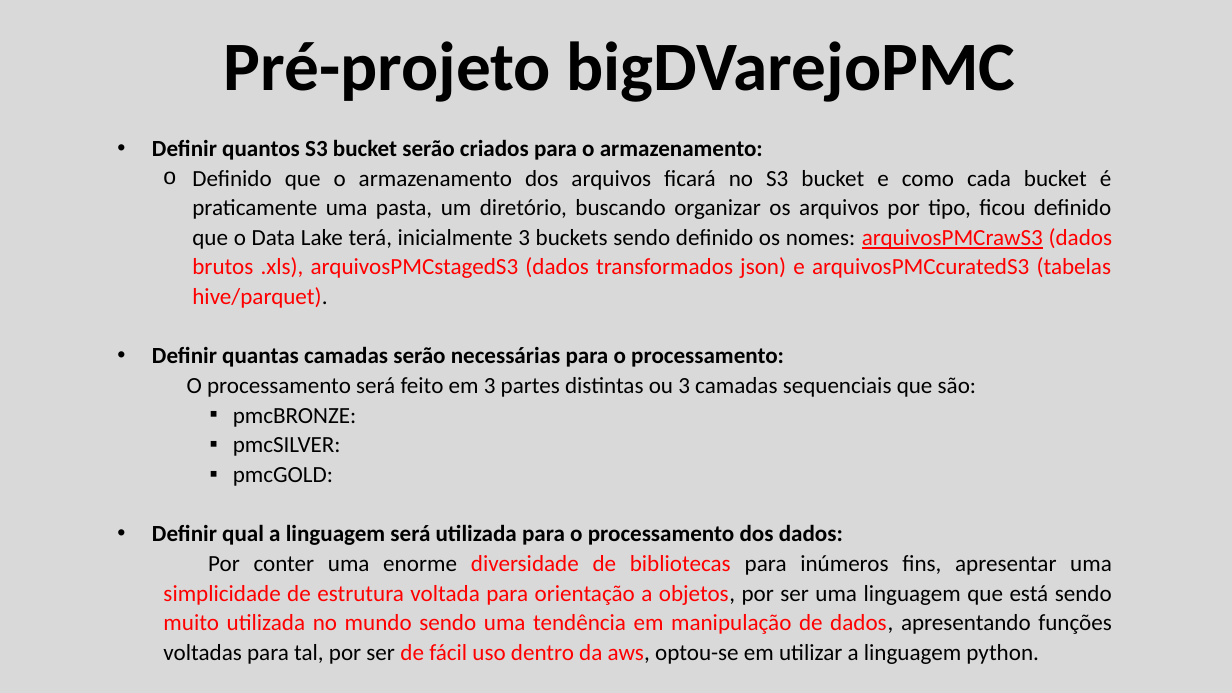
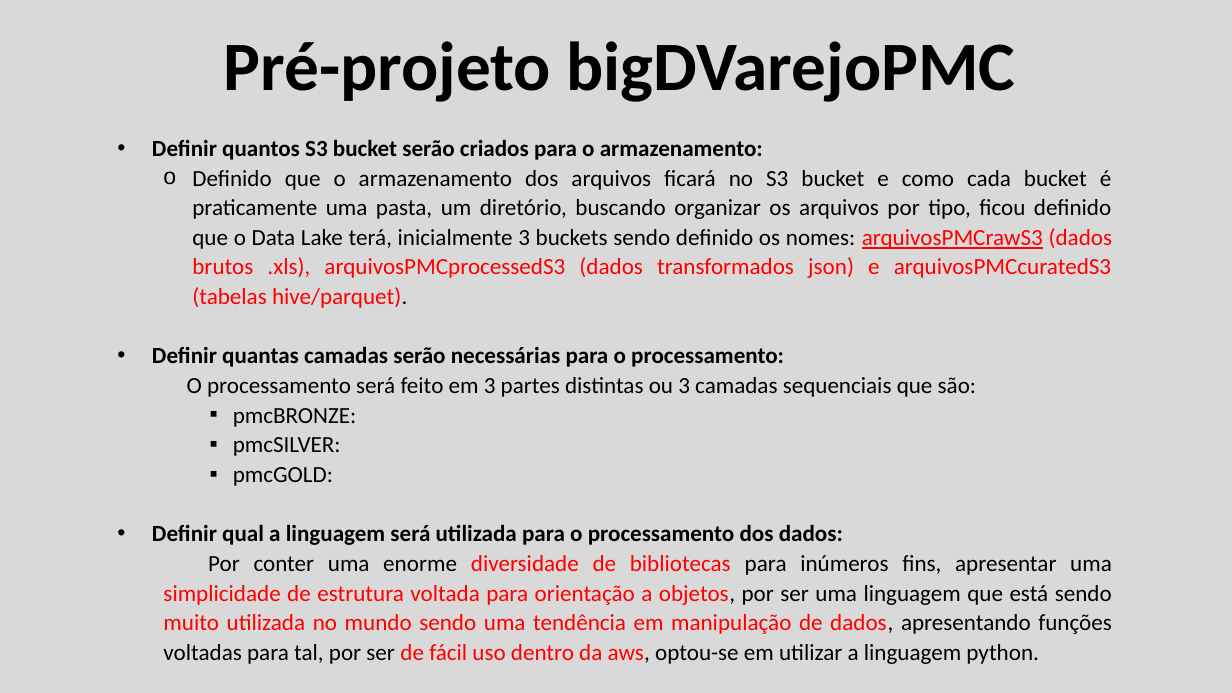
Before and after one commit to jairobernardesjunior/egd-bigDVarejo_PMCproject_, a slide deck: slide 4 of Pré-projeto bigDVarejoPMC.pptx. Drawn at 1232x693 pixels with LibreOffice and Linux fonts; fonts in the diff are those of the drawing. Boxes give left, top, right and bottom in pixels: in the first picture for what was removed or moved away, otherwise in the second. Text is boxed around its words. In the diff, an @@ line names an element or a change of style, - is before the commit and + after.

```diff
--- a/Pré-projeto bigDVarejoPMC.pptx
+++ b/Pré-projeto bigDVarejoPMC.pptx
@@ text at (192, 170, 1113, 308): text changed @@
-  o Definido que o armazenamento dos arquivos ficará no S3 bucket e como cada bucket é praticamente uma pasta, um diretório, buscando organizar os arquivos por tipo, ficou definido que o Data Lake terá, inicialmente 3 buckets sendo definido os nomes: arquivosPMCrawS3 (dados brutos .xls), arquivosPMCstagedS3 (dados transformados json) e arquivosPMCcuratedS3 (tabelas hive/parquet).
+  o Definido que o armazenamento dos arquivos ficará no S3 bucket e como cada bucket é praticamente uma pasta, um diretório, buscando organizar os arquivos por tipo, ficou definido que o Data Lake terá, inicialmente 3 buckets sendo definido os nomes: arquivosPMCrawS3 (dados brutos .xls), arquivosPMCprocessedS3 (dados transformados json) e arquivosPMCcuratedS3 (tabelas hive/parquet).
```
Also in this commit, not shown: 1 other slide changed, 16 other files.
